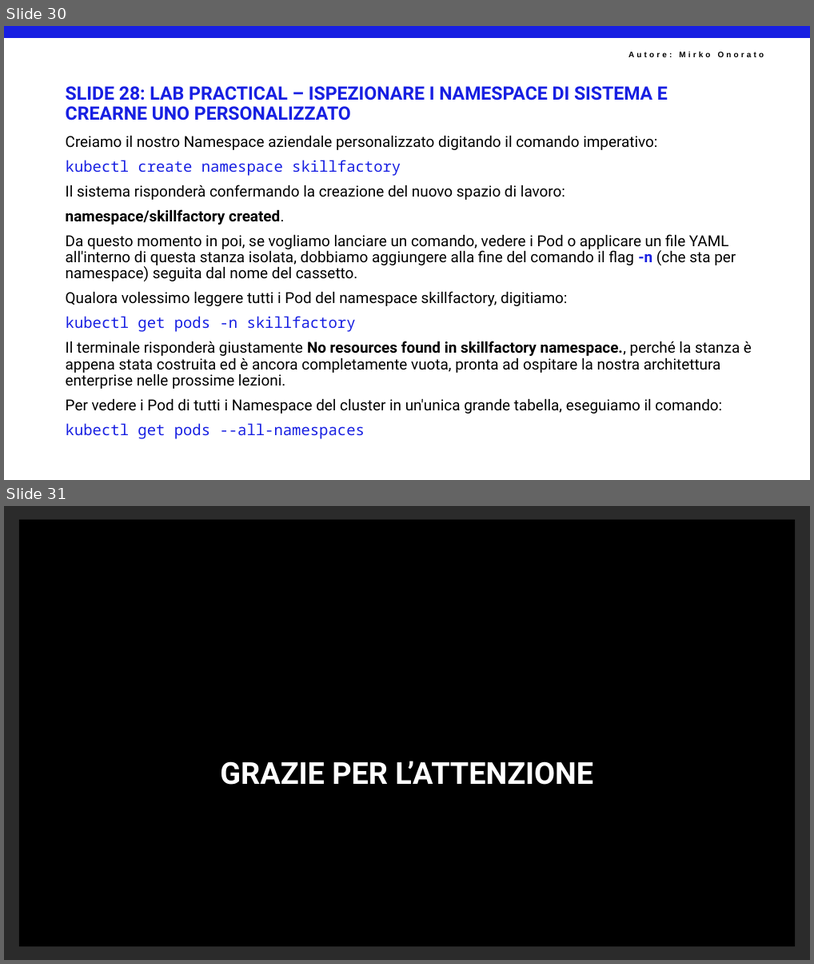
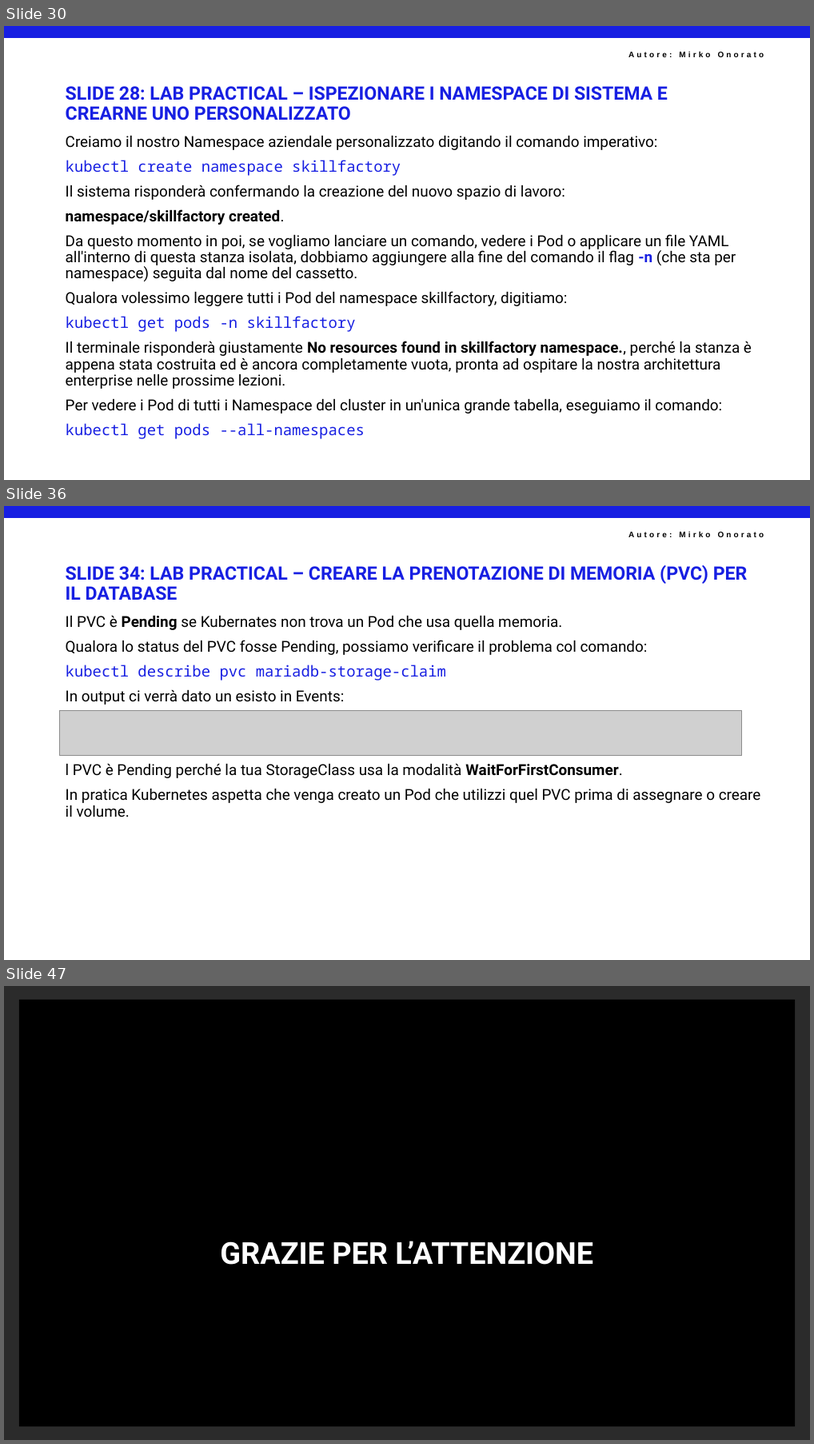
Before and after one commit to mirkoSkF/Docker-Slides, a slide deck: 5 - IL NETWORKING DI KUBERNETES E I SERVICE (L'ANIMA DELLA RETE).pptx. Shown one above the other, each under a label of ours: slides 30 and 31 before the commit, slides 30, 36 and 47 after it; the slides between them are not shown. The pictures are 814x964 and 814x1444 pixels, drawn with LibreOffice and Linux fonts; fonts in the diff are those of the drawing; grey boxes stand for pictures; background and template pictures are left out; a plain dark background stands for a picture behind light text. Boxes give left, top, right and bottom in pixels: in the first picture for what was removed or moved away, otherwise in the second. Text is boxed around its words. In the diff, an @@ line names an element or a change of style, - is before the commit and + after.

```diff
--- a/5 - IL NETWORKING DI KUBERNETES E I SERVICE (L'ANIMA DELLA RETE).pptx
+++ b/5 - IL NETWORKING DI KUBERNETES E I SERVICE (L'ANIMA DELLA RETE).pptx
@@ slide 36 added at [4,506,810,960], background #FFFFFF; not listed: 2 template elements that a slide beside it also shows @@
@@ title added at [66,565,748,600], 22 pt, text #171FE2, bold @@
+SLIDE 34: LAB PRACTICAL – CREARE LA PRENOTAZIONE DI MEMORIA (PVC) PER IL DATABASE
@@ text added at [66,615,762,817], 18 pt, text #000000 @@
+Il PVC è Pending se Kubernates non trova un Pod che usa quella memoria.
+Qualora lo status del PVC fosse Pending, possiamo verificare il problema col comando:
+kubectl describe pvc mariadb-storage-claim
+In output ci verrà dato un esisto in Events:
+l PVC è Pending perché la tua StorageClass usa la modalità WaitForFirstConsumer.
+In pratica Kubernetes aspetta che venga creato un Pod che utilizzi quel PVC prima di assegnare o creare il volume.
@@ picture added at [60,710,742,756] @@
@@ what was slide 31 is now slide 47 @@
```
Also in this commit, not shown: 3 slides changed, 15 other slides added.
